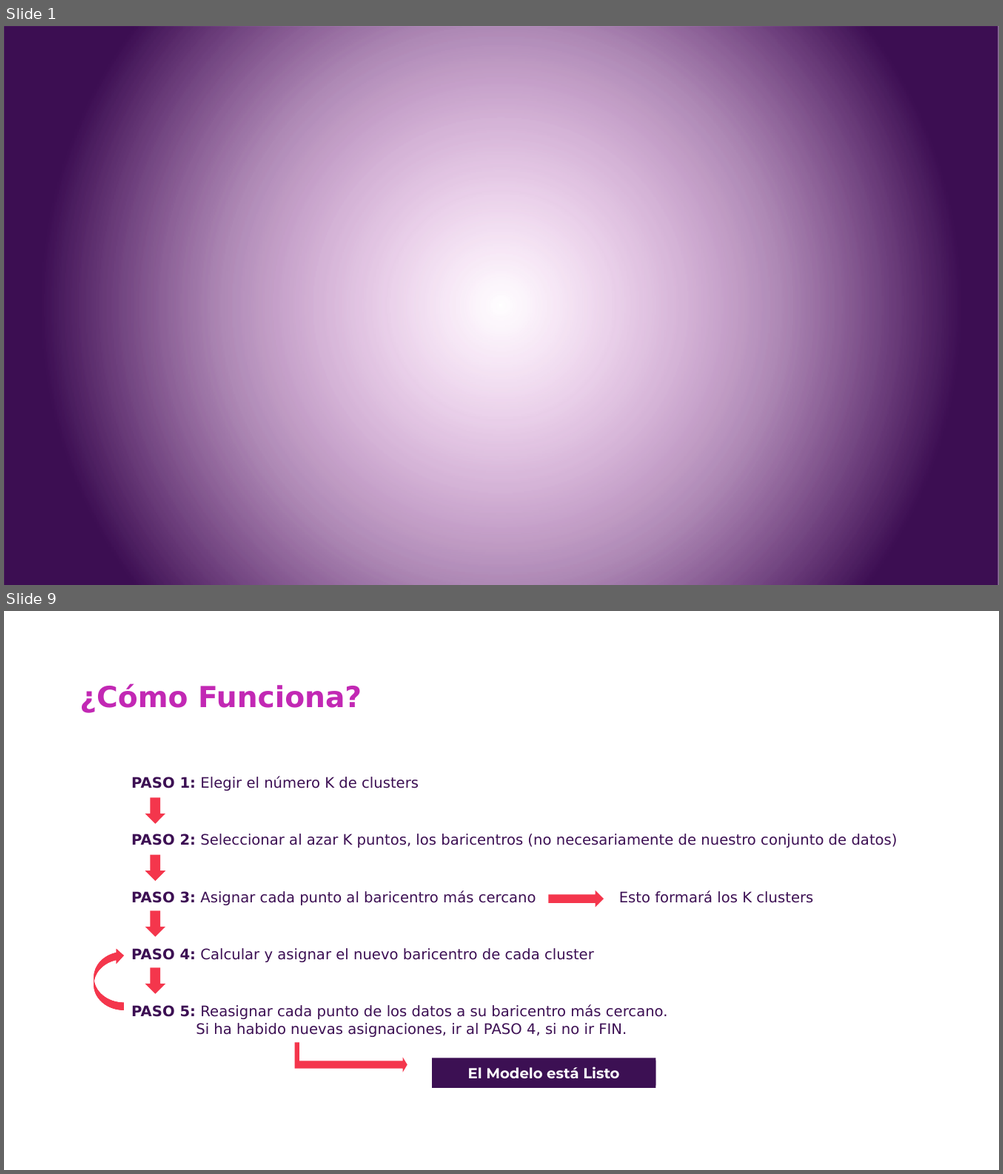
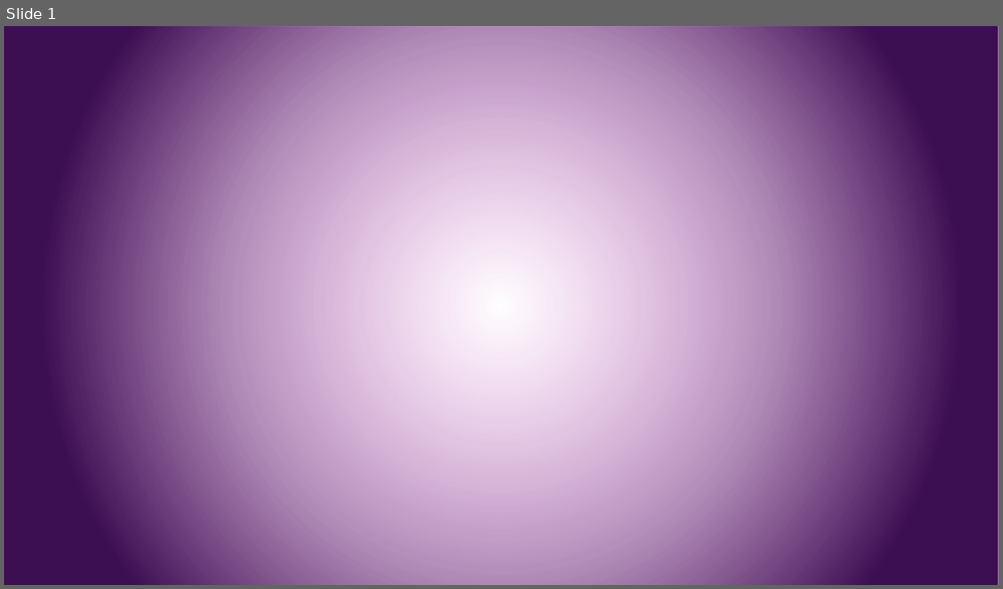
Before and after one commit to csameshiman/Axity_Curso_ML_2023, a slide deck: Diapositivas/Parte 05.Association Rule/Sección 05.2.Eclat/Eclat.pptx. Shown one above the other, each under a label of ours: slides 1 and 9 before the commit, slide 1 after it; the slides between them are not shown. The pictures are 1003x1174 and 1003x589 pixels, drawn with LibreOffice and Linux fonts; fonts in the diff are those of the drawing; background and template pictures are left out. Boxes give left, top, right and bottom in pixels: in the first picture for what was removed or moved away, otherwise in the second. Text is boxed around its words. In the diff, an @@ line names an element or a change of style, - is before the commit and + after.

```diff
--- a/Diapositivas/Parte 05.Association Rule/Sección 05.2.Eclat/Eclat.pptx
+++ b/Diapositivas/Parte 05.Association Rule/Sección 05.2.Eclat/Eclat.pptx
@@ slide 9 removed at <box>4,611,999,1170</box>, background picture (left out) @@
@@ title removed at <box>79,684,361,713</box> @@
-¿Cómo Funciona?
@@ text removed at <box>131,776,897,1037</box> @@
-PASO 1: Elegir el número K de clusters
-PASO 2: Seleccionar al azar K puntos, los baricentros (no necesariamente de nuestro conjunto de datos)
-PASO 3: Asignar cada punto al baricentro más cercano Esto formará los K clusters
-PASO 4: Calcular y asignar el nuevo baricentro de cada cluster
-PASO 5: Reasignar cada punto de los datos a su baricentro más cercano.
-Si ha habido nuevas asignaciones, ir al PASO 4, si no ir FIN.
@@ freeform shape removed at <box>145,797,165,823</box> @@
@@ freeform shape removed at <box>145,855,165,881</box> @@
@@ right arrow removed at <box>549,891,604,908</box> @@
@@ freeform shape removed at <box>145,911,165,937</box> @@
@@ freeform shape removed at <box>94,949,123,1010</box> @@
@@ freeform shape removed at <box>94,949,123,1010</box> @@
@@ freeform shape removed at <box>94,981,123,1010</box> @@
@@ freeform shape removed at <box>145,968,165,994</box> @@
@@ freeform shape removed at <box>295,1042,407,1073</box> @@
@@ rectangle removed at <box>432,1059,656,1088</box> @@
@@ rectangle removed at <box>432,1061,656,1086</box> @@
-El Modelo está Listo
```
Also in this commit, not shown: 12 slides added, 46 other slides removed.
